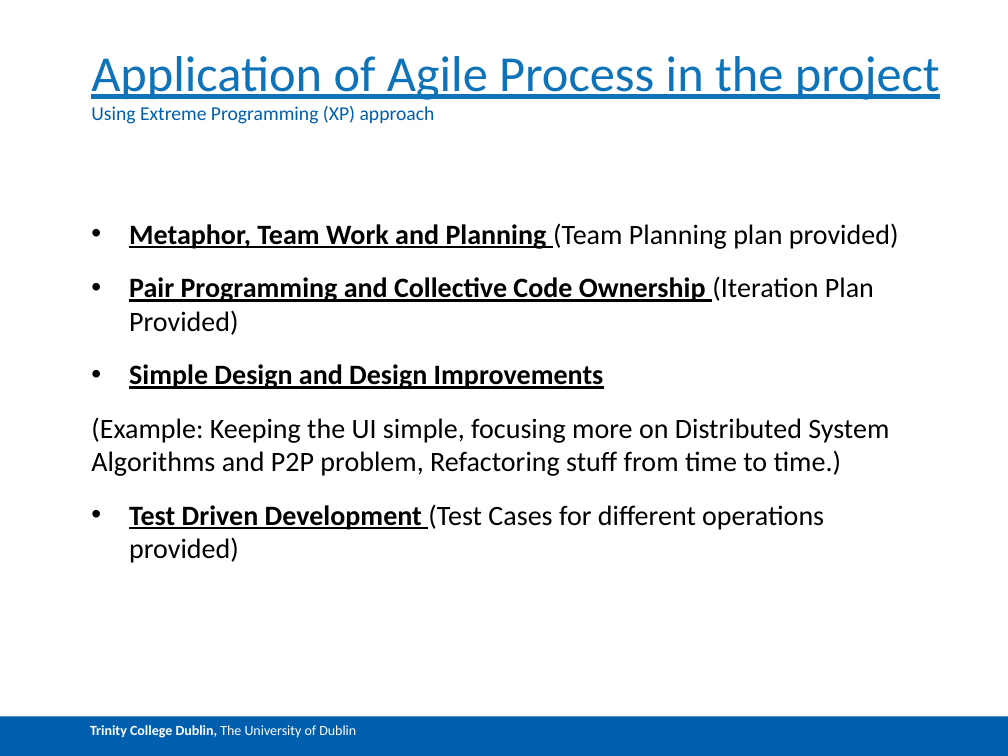
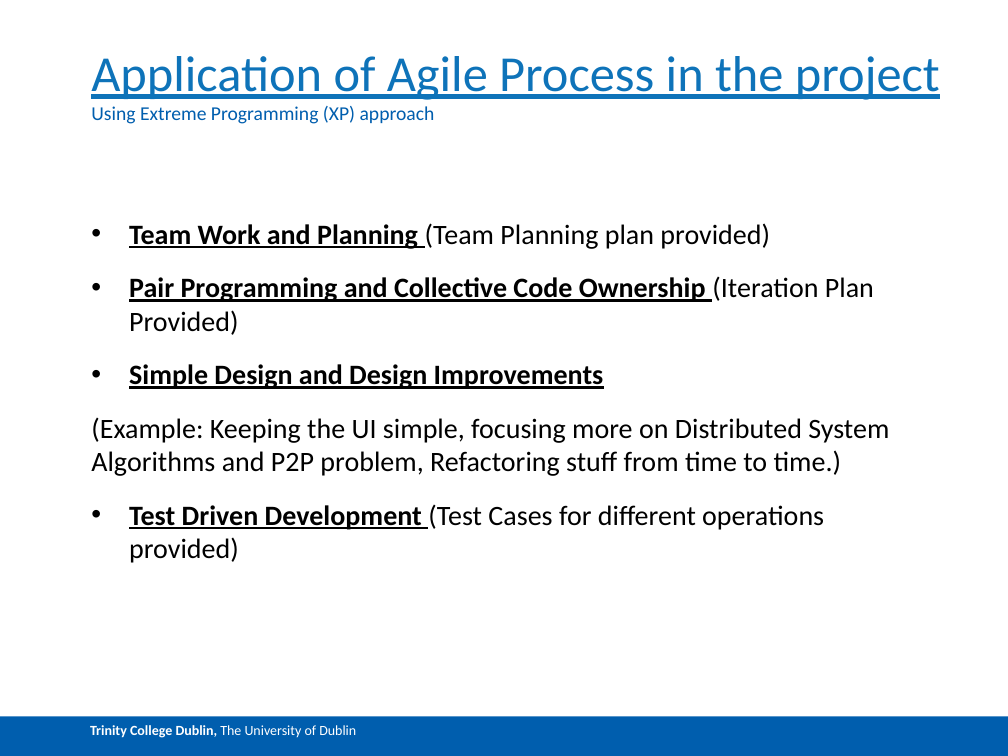
Before and after one commit to ppkkll/LoginPage, a slide deck: slide 3 of Documents/ASE Demo Group 9.pptx. Drawn at 1008x756 pixels with LibreOffice and Linux fonts; fonts in the diff are those of the drawing. Boxes give left, top, right and bottom in pixels: in the first picture for what was removed or moved away, otherwise in the second. Text is boxed around its words. In the diff, an @@ line names an element or a change of style, - is before the commit and + after.

```diff
--- a/Documents/ASE Demo Group 9.pptx
+++ b/Documents/ASE Demo Group 9.pptx
@@ text at box(129, 223, 770, 249): text changed; bold off @@
-• Metaphor, Team Work and Planning (Team Planning plan provided)
+• Team Work and Planning (Team Planning plan provided)
```
Also in this commit, not shown: 8 other slides changed, 2 slides added, 1 slide removed.
